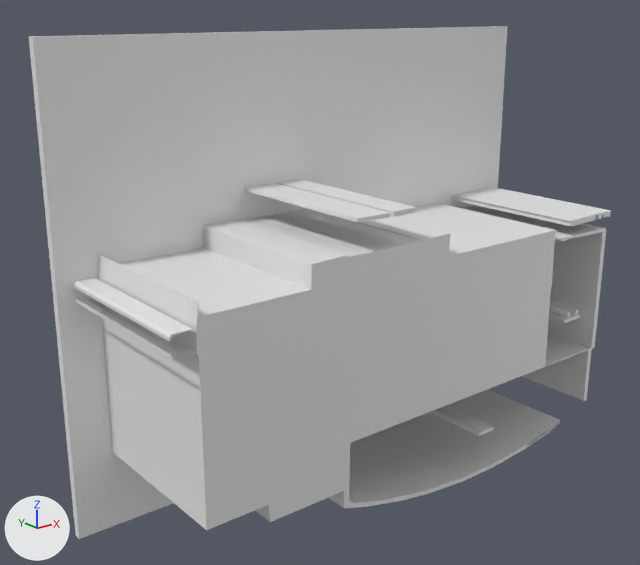
One commit to the glTF model version one/out_3d/8_2.glb: the scene before it, then after it.
Rendered twice from a 50 mm camera at (-4.96, -12.84, 8.59) aimed at (4.43, -1.1, 3.9). Arrows for +X, +Y and +Z are at lower left; the lights stay in place. Where no turn or scale is listed for an object, it has been applied to the vertices.

Script lines for the objects in view, before the commit:
```python
me_geometry_0 = bpy.data.meshes.new('geometry_0')
me_geometry_0.from_pydata(...)  # 252 vertices, 468 faces; spans x 0.0..10.23, y -3.15..0.0, z 0.0..8.16
ob_geometry_0 = bpy.data.objects.new('geometry_0', me_geometry_0)
ob_geometry_0.location = (0.0, 0.0, 0.0)
```
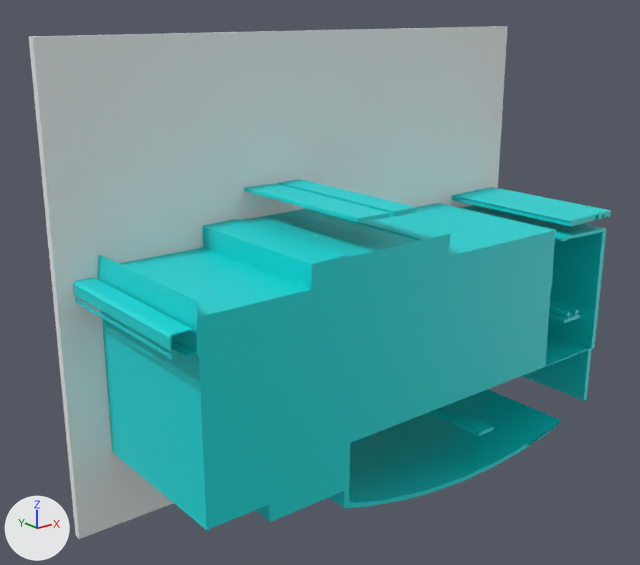
What differs and where, as boxes (x1, y1, x2, y2) in the pictures (640 x 565 px; the box of a moved part takes in the faces that stretch with it):
part 1 of me_geometry_0, moved or reshaped
    both: (73, 207, 609, 508)
part 2 of me_geometry_0, recoloured
    both: (48, 76, 611, 530)

The change, as a list of edits to the scene's bpy script:
```text
Add mat_defaultmaterial:
    mat_defaultmaterial = bpy.data.materials.new('DefaultMaterial')
    mat_defaultmaterial.use_nodes = True; mat_defaultmaterial.node_tree.nodes.clear()
    _N = mat_defaultmaterial.node_tree.nodes; _L = mat_defaultmaterial.node_tree.links
    n0 = _N.new('ShaderNodeOutputMaterial'); n0.name = 'Material Output'
    n1 = _N.new('ShaderNodeBsdfPrincipled'); n1.name = 'Principled BSDF'
    n2 = _N.new('ShaderNodeVertexColor'); n2.name = 'Color Attribute'
    _L.new(n1.outputs[0], n0.inputs[0])  # 'BSDF' to 'Surface'
    _L.new(n2.outputs[0], n1.inputs[0])  # 'Color' to 'Base Color'
Change me_geometry_0:
    where me_geometry_0.from_pydata(...)  # 252 vertices, 468 faces; spans x 0.0..10.23, y -3.15..0.0, z 0.0..8.16
    used by ob_geometry_0; location = (0.0, 0.0, 0.0)
    me_geometry_0 part 1
    2 vertices are removed from x 0.28, y -3.15..-0.15, z 4.39
    118 faces are deleted
    2 vertices are added at (0.29, -0.15, 4.27), (0.29, -3.15, 4.27)
    118 new faces join them
    me_geometry_0 part 2: 350 faces spanning x 0.0..10.23, y -3.15..0.0, z 0.0..8.16 switch from no material to mat_defaultmaterial
```
